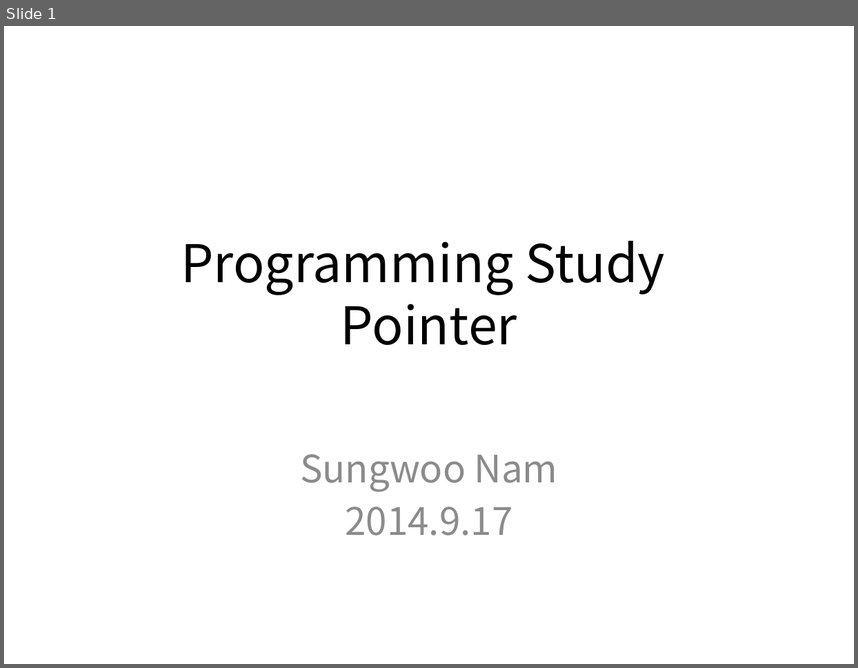
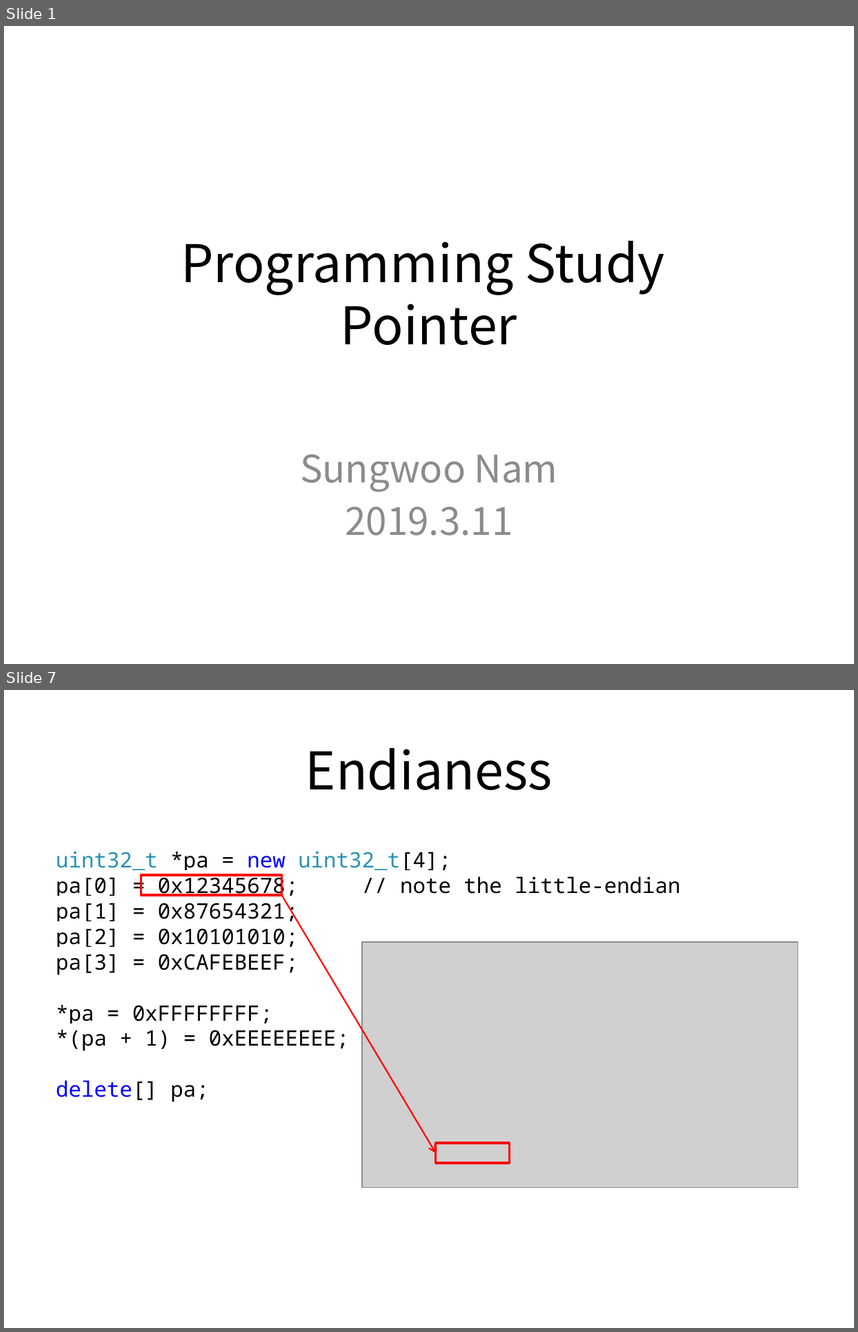
Before and after one commit to SungwooNam/ProgrammingStudy, a slide deck: src/Documents/Programming Study - Pointers.pptx. Shown one above the other, each under a label of ours: slide 1 before the commit, slides 1 and 7 after it; the slides between them are not shown. The pictures are 858x668 and 858x1332 pixels, drawn with LibreOffice and Linux fonts; fonts in the diff are those of the drawing; grey boxes stand for pictures. Boxes give left, top, right and bottom in pixels: in the first picture for what was removed or moved away, otherwise in the second. Text is boxed around its words. In the diff, an @@ line names an element or a change of style, - is before the commit and + after.

```diff
--- a/src/Documents/Programming Study - Pointers.pptx
+++ b/src/Documents/Programming Study - Pointers.pptx
@@ slide 7 added at (x1=4, y1=690, x2=854, y2=1328), background #FFFFFF @@
@@ title added at (x1=306, y1=748, x2=553, y2=790), 44 pt, text #000000 @@
+Endianess
@@ text added at (x1=56, y1=851, x2=680, y2=1102), 18 pt, text #000000 @@
+uint32_t *pa = new uint32_t[4];
+pa[0] = 0x12345678; // note the little-endian
+pa[1] = 0x87654321;
+pa[2] = 0x10101010;
+pa[3] = 0xCAFEBEEF;
+*pa = 0xFFFFFFFF;
+*(pa + 1) = 0xEEEEEEEE;
+delete[] pa;
@@ rectangle added at (x1=141, y1=876, x2=281, y2=896), outline #FF0000 2 pt @@
@@ arrow added from (282, 895) to (436, 1152), #FF0000 1.25 pt @@
@@ picture added at (x1=362, y1=942, x2=797, y2=1187) @@
@@ rectangle added at (x1=436, y1=1142, x2=510, y2=1163), outline #FF0000 2 pt @@
@@ slide 1 changed as well @@
@@ subtitle at (x1=345, y1=506, x2=513, y2=535): text changed @@
-2014.9.17
+2019.3.11
```
Also in this commit, not shown: 9 other slides added, 7 slides removed, 5 other files.
